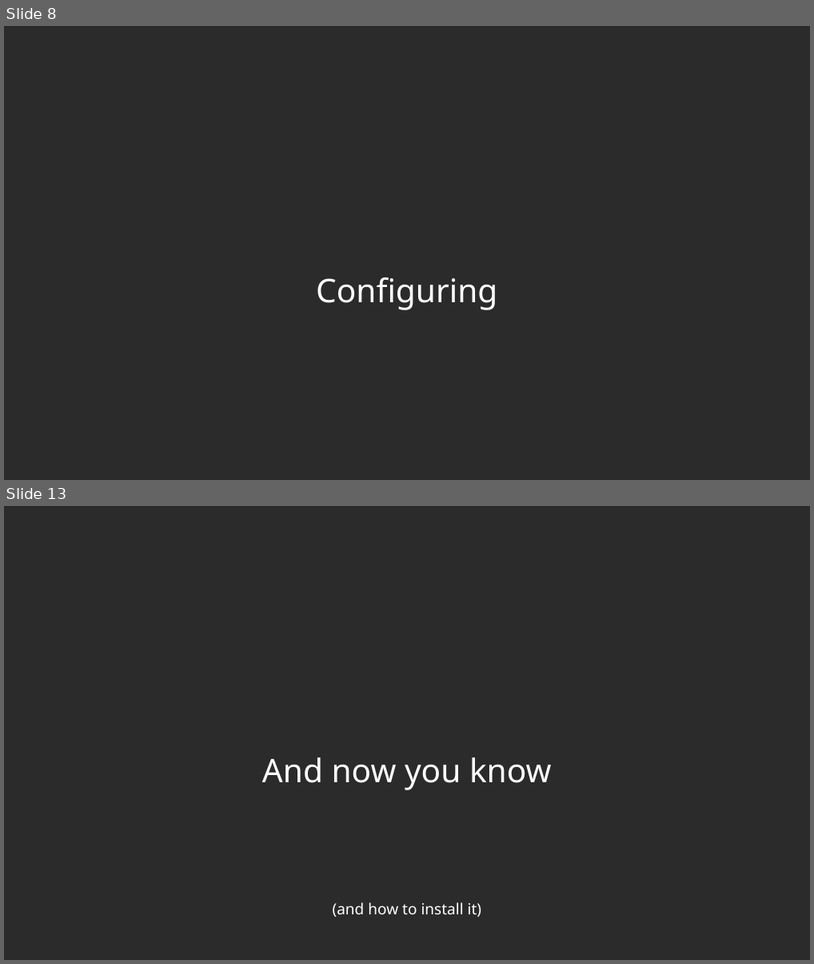
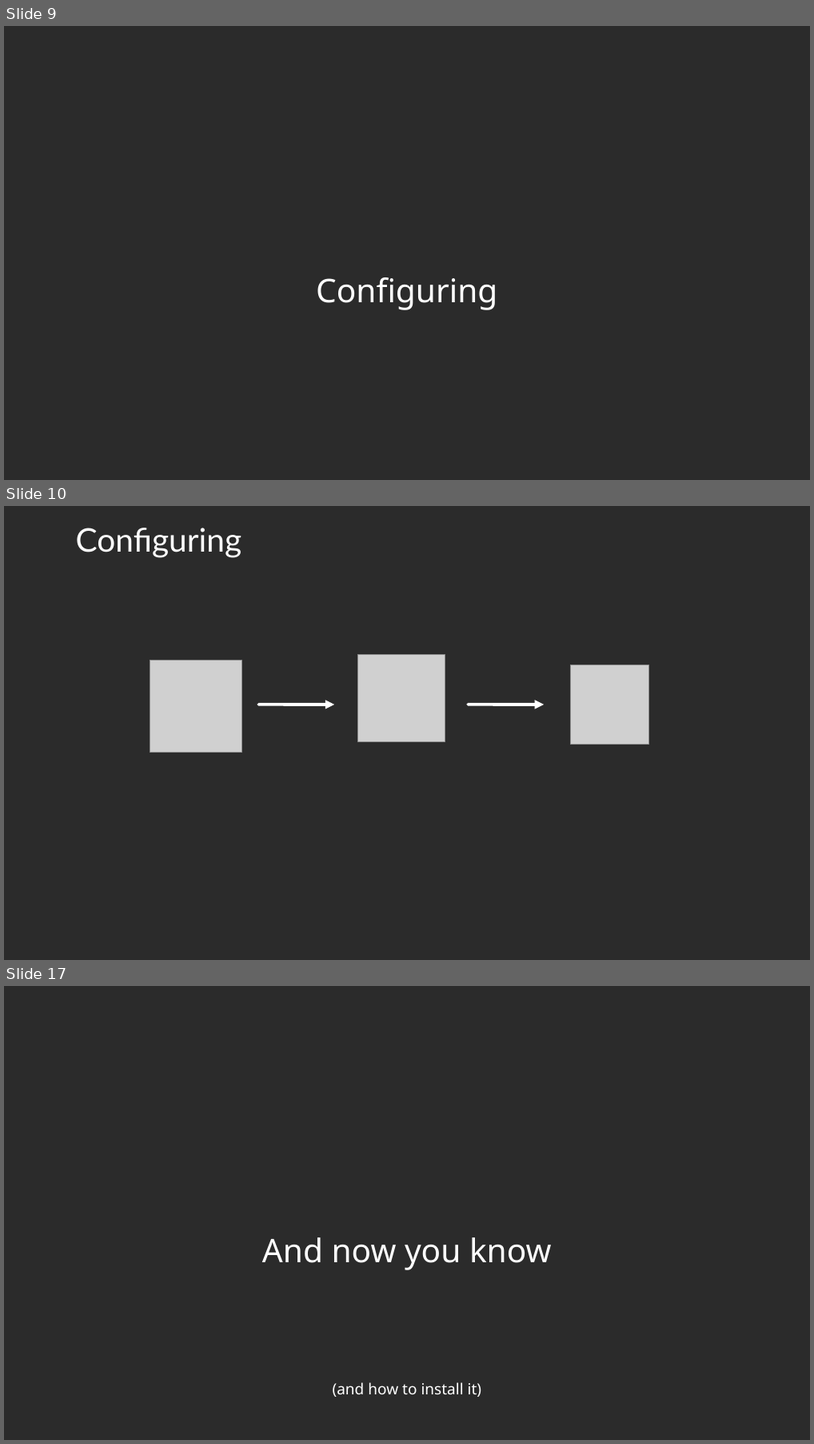
Before and after one commit to forgottosave/psaWiSe2425, a slide deck: presentation/HomeAssistant.odp. Shown one above the other, each under a label of ours: slides 8 and 13 before the commit, slides 9, 10 and 17 after it; the slides between them are not shown. The pictures are 814x964 and 814x1444 pixels, drawn with LibreOffice and Linux fonts; fonts in the diff are those of the drawing; grey boxes stand for pictures; background and template pictures are left out; a plain dark background stands for a picture behind light text. Boxes give left, top, right and bottom in pixels: in the first picture for what was removed or moved away, otherwise in the second. Text is boxed around its words. In the diff, an @@ line names an element or a change of style, - is before the commit and + after.

```diff
--- a/presentation/HomeAssistant.odp
+++ b/presentation/HomeAssistant.odp
@@ slide 10 added at [4,506,810,960], background picture (left out) @@
@@ text added at [76,528,242,558], 32 pt, text #FFFFFF @@
+Configuring
@@ picture added at [150,660,242,752] @@
@@ picture added at [358,655,446,742] @@
@@ picture added at [571,665,650,744] @@
@@ arrow added from (258, 704) to (334, 704), #FFFFFF 3 pt @@
@@ arrow added from (469, 704) to (544, 704), #FFFFFF 3 pt @@
@@ what was slide 8 is now slide 9 @@
@@ what was slide 13 is now slide 17 @@
```
Also in this commit, not shown: 2 slides changed, 5 other slides added, 2 slides removed, 1 other file.
